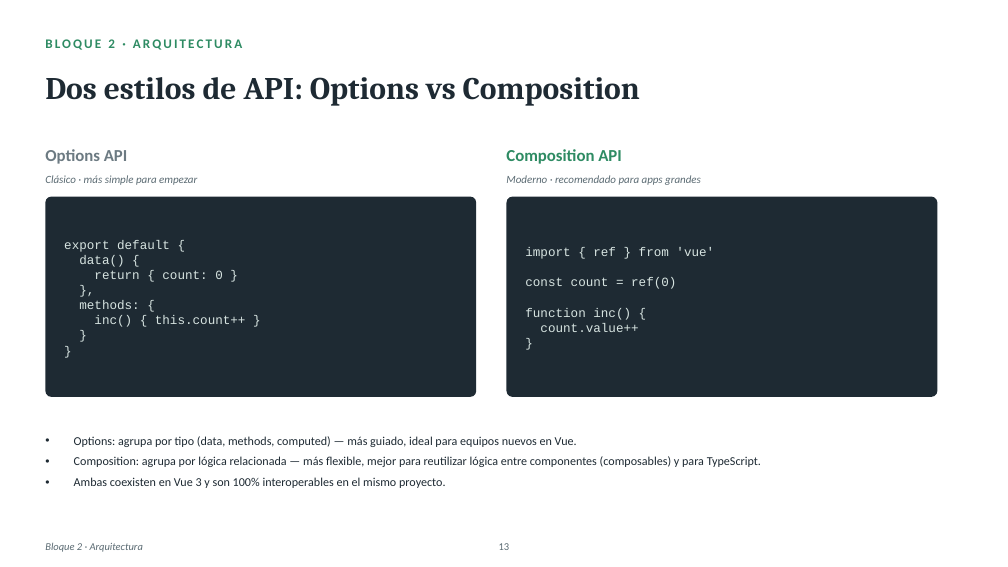
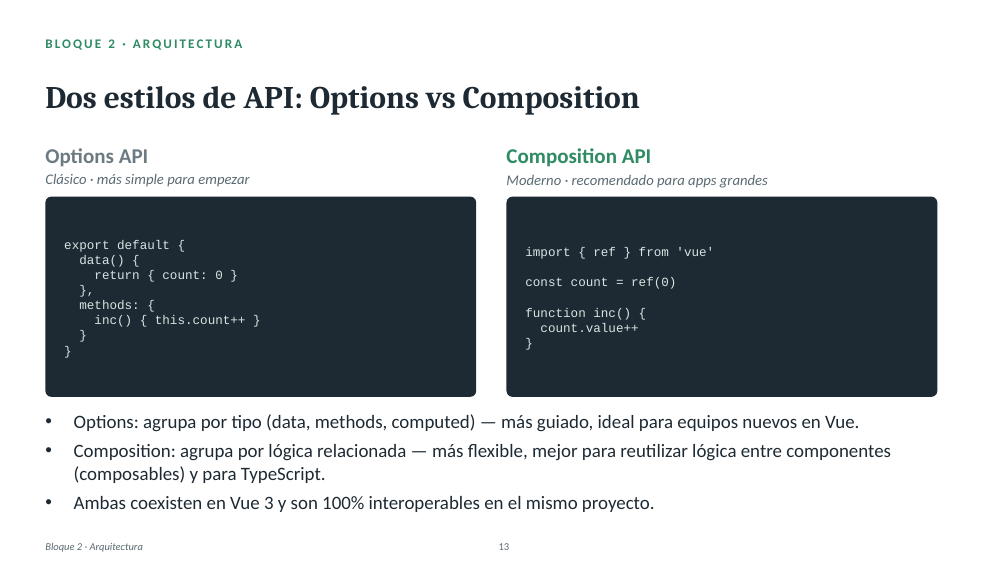
Before and after one commit to Agro-Ros-DSS-UTN/PoC, a slide deck: slide 14 of Vue_vs_React_PoC (2).pptx. Drawn at 1008x567 pixels with LibreOffice and Linux fonts; fonts in the diff are those of the drawing. Boxes give left, top, right and bottom in pixels: in the first picture for what was removed or moved away, otherwise in the second. Text is boxed around its words. In the diff, an @@ line names an element or a change of style, - is before the commit and + after.

```diff
--- a/Vue_vs_React_PoC (2).pptx
+++ b/Vue_vs_React_PoC (2).pptx
@@ text "Dos estilos de API: Options ...": place and size @@
-text "Dos estilos de API: Options ..." at [45,77,640,106]
+text "Dos estilos de API: Options ..." at [45,86,640,115]
@@ text "Options API" at [45,148,149,167]: size 16 to 20 pt @@
@@ text "Composition API" at [506,148,652,167]: size 16 to 20 pt @@
@@ text "Clásico · más simple para ..." at [45,174,249,187]: size 10.5 to 14 pt @@
@@ text "Moderno · recomendado para apps ..." at [506,175,768,188]: size 10.5 to 14 pt @@
@@ text "Options: agrupa por tipo (data, ..." at [74,414,891,512]: size 11.5 to 18 pt @@
```
Also in this commit, not shown: 34 other slides changed.
